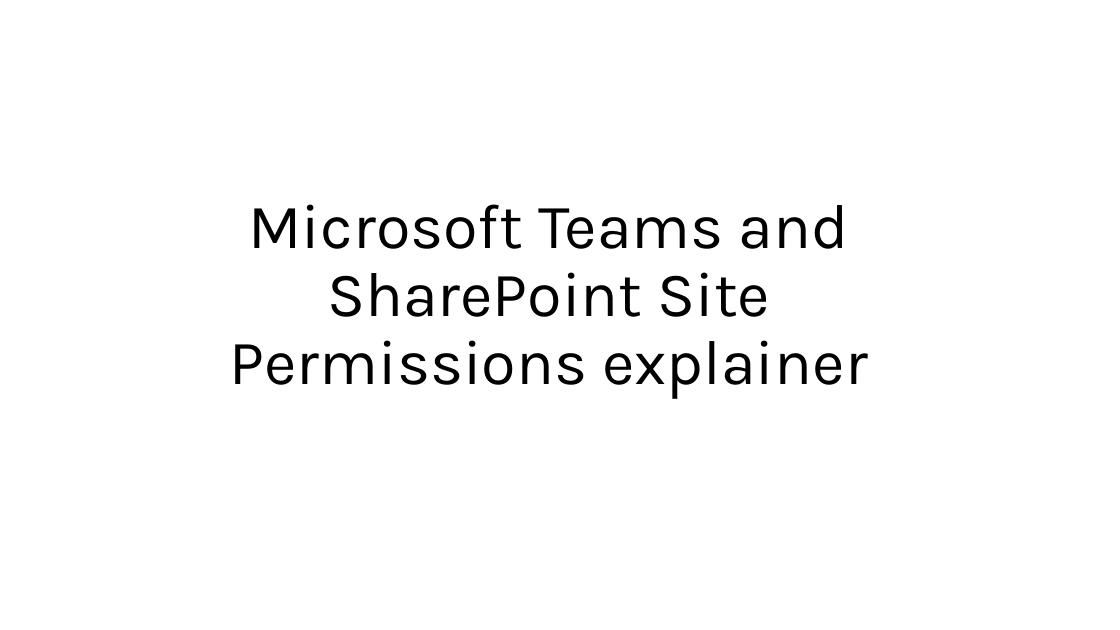
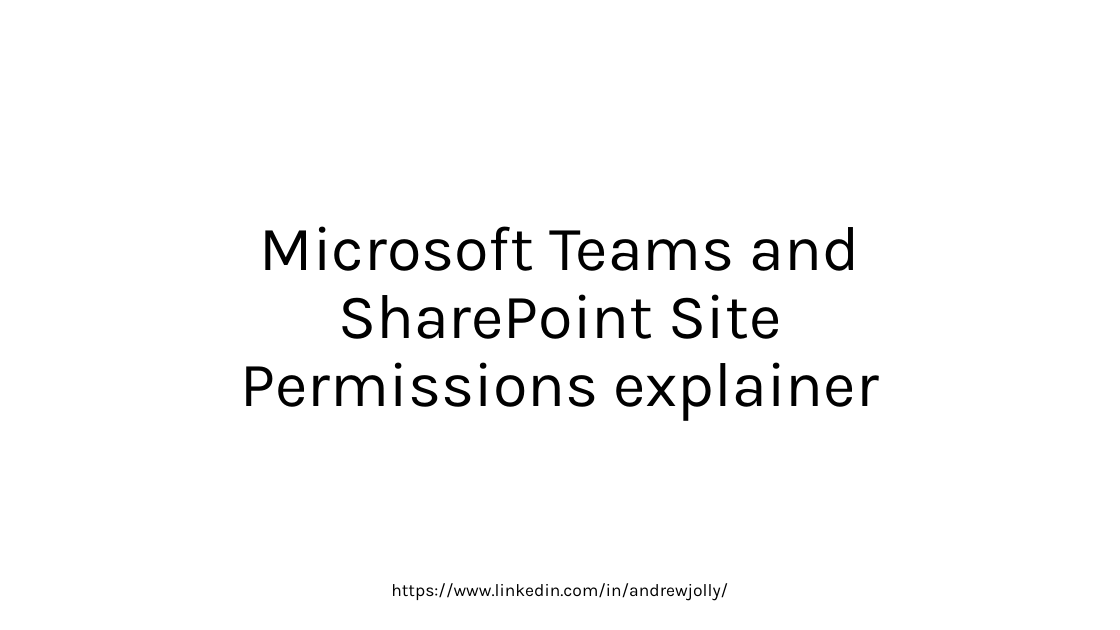
Before and after one commit to AndrewJolly/M365Concepts, a slide deck: slide 1 of Permissions explainer.pptx. Drawn at 1120x630 pixels with LibreOffice and Linux fonts; fonts in the diff are those of the drawing. Boxes give left, top, right and bottom in pixels: in the first picture for what was removed or moved away, otherwise in the second. Text is boxed around its words. In the diff, an @@ line names an element or a change of style, - is before the commit and + after.

```diff
--- a/Permissions explainer.pptx
+++ b/Permissions explainer.pptx
@@ title "Microsoft Teams and SharePoint Site ...": place and size @@
-title "Microsoft Teams and SharePoint Site ..." at (229,204,867,399)
+title "Microsoft Teams and SharePoint Site ..." at (241,226,878,421)
@@ text added at (391,583,728,601), 15 pt, text #000000 @@
+https://www.linkedin.com/in/andrewjolly/
```
Also in this commit, not shown: 2 other slides changed.
